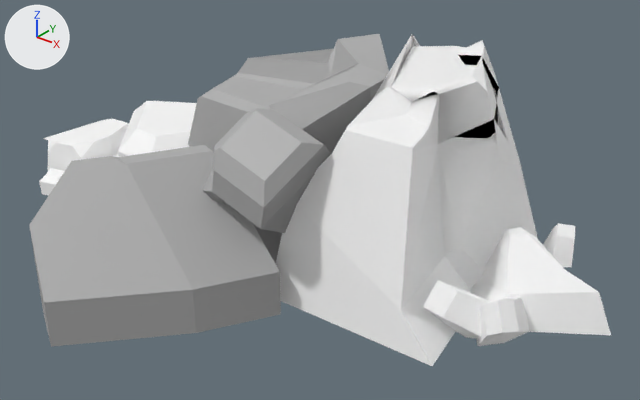
The glTF model rocks.glb as it was, and as the next commit left it.
Before and after are seen from a camera (50 mm lens) standing at (9.18, -8.32, 5.93) and looking at (2.67, -0.18, 0.88). The axes (+X, +Y, +Z) are drawn at upper left. The lights are the same throughout. The first picture is the older version. Where no turn or scale is listed for an object, it has been applied to the vertices.
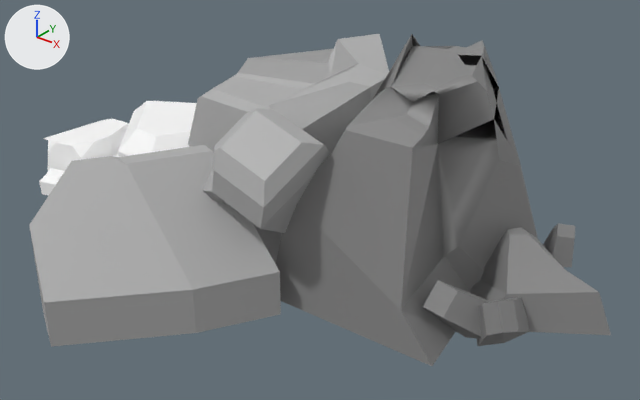
Changed parts and their boxes (x1, y1, x2, y2) in the pictures (640 x 400 px):
'Cube.023', recoloured (white to grey)
    both: (276, 34, 611, 366)

What the commit changed:
Material 'Material.002' (mat_material_002) is new.
Its base color is (0.246, 0.246, 0.246) (grey #888888).
me_cube_023 has 159 vertices, 303 faces and spans x -1.8..2.14, y -1.77..1.8, z -0.27..2.77.
me_cube_023 no longer uses material mat_color3 (white #ffffff).
me_cube_023 gains material mat_material_002 (grey #888888).
